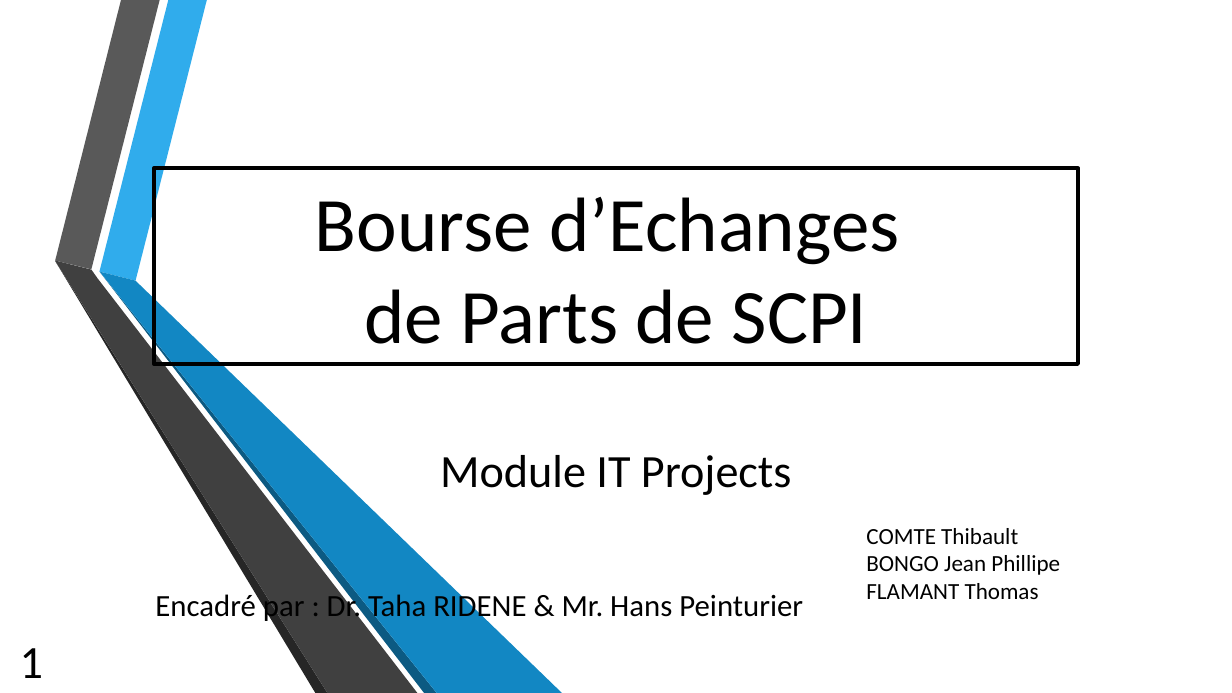
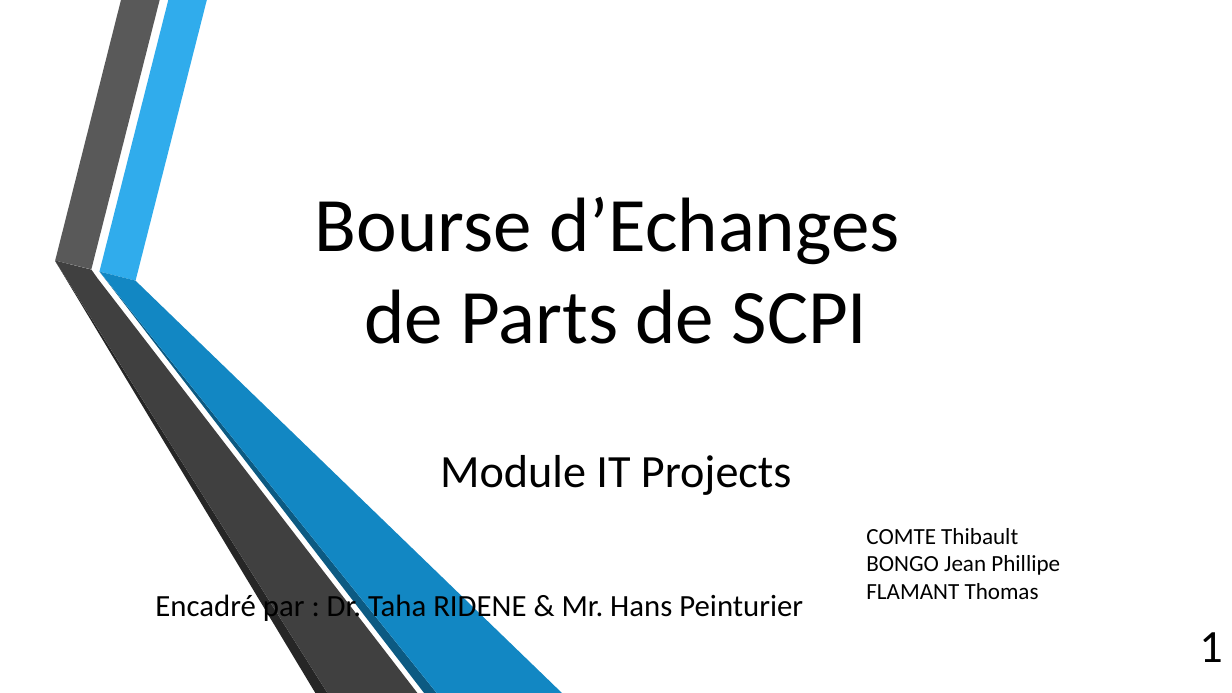
Before and after one commit to Thibaut-Comte/projetIT, a slide deck: slide 1 of PrésentationBourseEchangeSCPI.pptx. Drawn at 1232x693 pixels with LibreOffice and Linux fonts; fonts in the diff are those of the drawing; background and template pictures are left out. Boxes give left, top, right and bottom in pixels: in the first picture for what was removed or moved away, otherwise in the second. Text is boxed around its words. In the diff, an @@ line names an element or a change of style, - is before the commit and + after.

Commit message:
maj ppt

```diff
--- a/PrésentationBourseEchangeSCPI.pptx
+++ b/PrésentationBourseEchangeSCPI.pptx
@@ title "Bourse d’Echanges de Parts de ..." moved from (x1=154, y1=168, x2=1079, y2=364) to (x1=315, y1=197, x2=899, y2=344) @@
@@ title "Bourse d’Echanges de Parts de ..." at (x1=315, y1=197, x2=899, y2=344): outline #000000 3 pt to none @@
@@ page number moved from (x1=20, y1=648, x2=43, y2=678) to (x1=1199, y1=632, x2=1222, y2=662) @@
@@ page number at (x1=1199, y1=632, x2=1222, y2=662): alignment left to right; vertical alignment top to middle @@
```
Also in this commit, not shown: 19 other slides changed.
